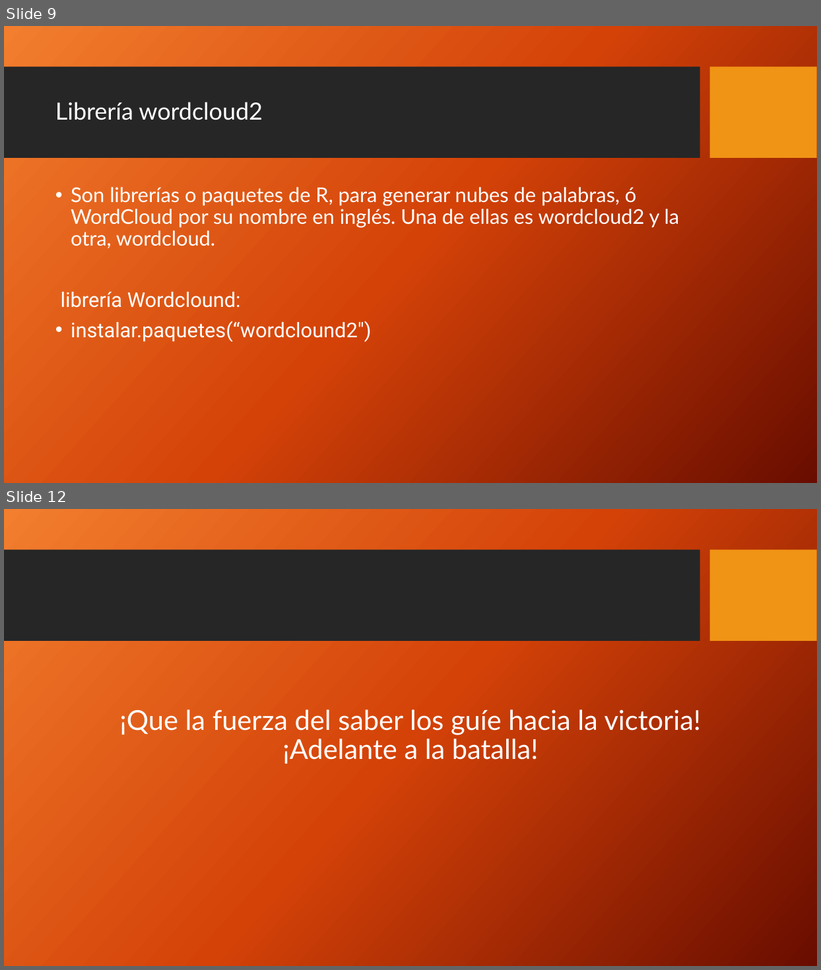
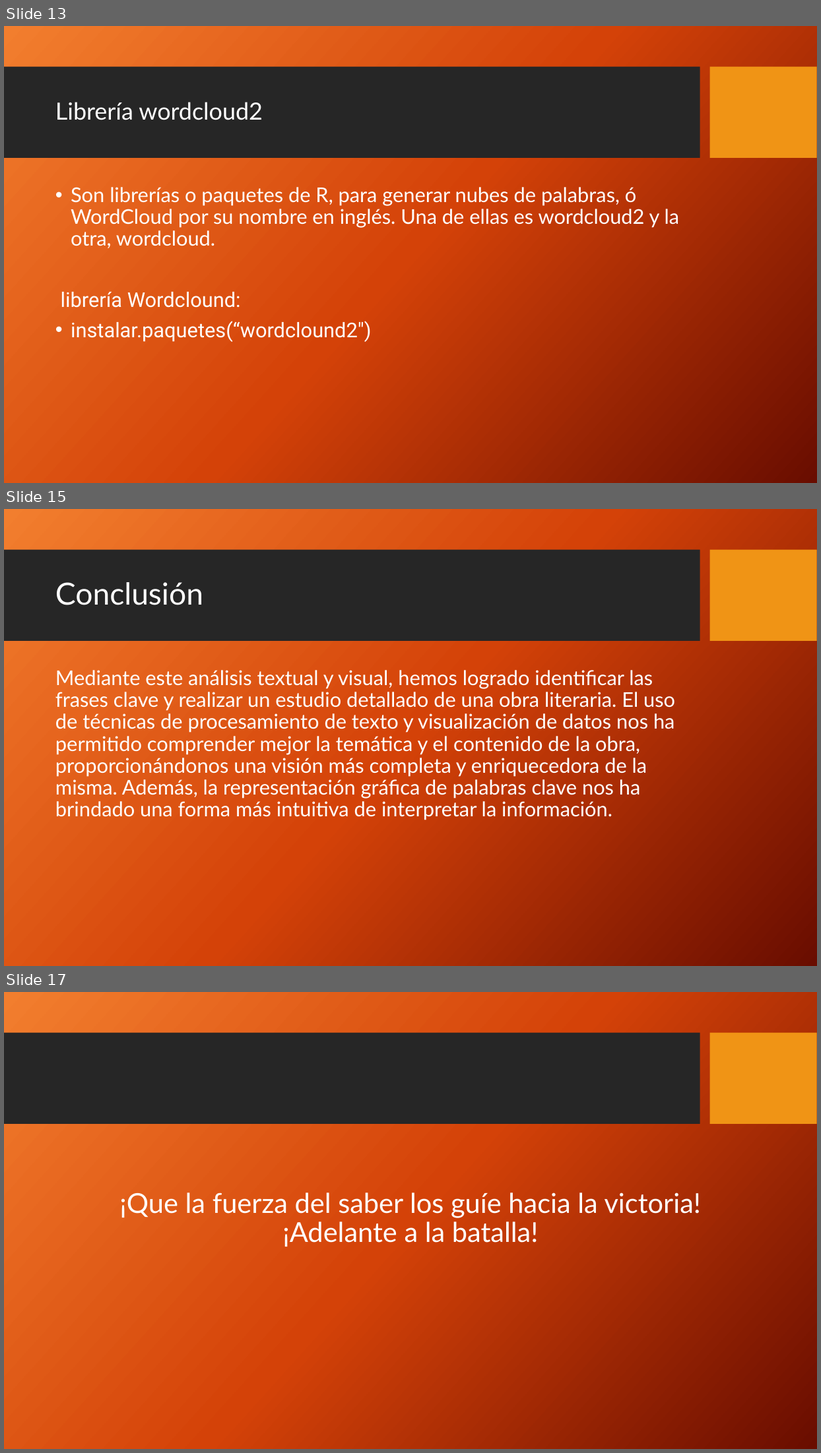
Before and after one commit to Byneros/TallerGestionDeDatosElArteDeLaGuerra, a slide deck: QUE DEBES CONOCER PARA GANAR CUALQUER BATALLA OTRA VERSION.pptx. Shown one above the other, each under a label of ours: slides 9 and 12 before the commit, slides 13, 15 and 17 after it; the slides between them are not shown. The pictures are 821x970 and 821x1453 pixels, drawn with LibreOffice and Linux fonts; fonts in the diff are those of the drawing; background and template pictures are left out. Boxes give left, top, right and bottom in pixels: in the first picture for what was removed or moved away, otherwise in the second. Text is boxed around its words. In the diff, an @@ line names an element or a change of style, - is before the commit and + after.

```diff
--- a/QUE DEBES CONOCER PARA GANAR CUALQUER BATALLA OTRA VERSION.pptx
+++ b/QUE DEBES CONOCER PARA GANAR CUALQUER BATALLA OTRA VERSION.pptx
@@ slide 15 added at [4, 509, 817, 966], background picture (left out); not listed: 2 template elements that a slide beside it also shows @@
@@ title added at [55, 582, 203, 605], 36 pt, text #FFFFFF @@
+Conclusión
@@ text added at [55, 670, 675, 821], 24 pt, text #FFFFFF @@
+Mediante este análisis textual y visual, hemos logrado identificar las frases clave y realizar un estudio detallado de una obra literaria. El uso de técnicas de procesamiento de texto y visualización de datos nos ha permitido comprender mejor la temática y el contenido de la obra, proporcionándonos una visión más completa y enriquecedora de la misma. Además, la representación gráfica de palabras clave nos ha brindado una forma más intuitiva de interpretar la información.
@@ what was slide 9 is now slide 13 @@
@@ what was slide 12 is now slide 17 @@
```
Also in this commit, not shown: 3 slides changed, 4 other slides added, 3 other files.
